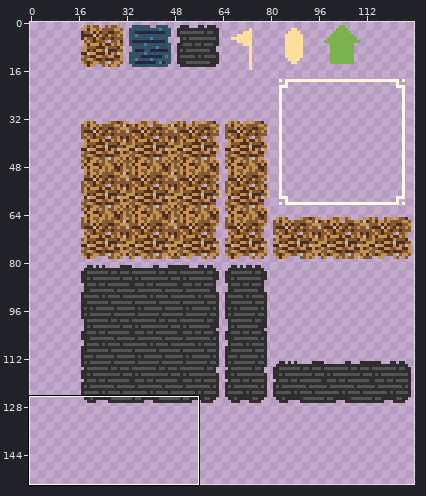
Pixel-art file -- asset_sources/gfx/tileset.aseprite. Above, an overview of the earlier version with the close-up marked.
Close-up. Earlier state:
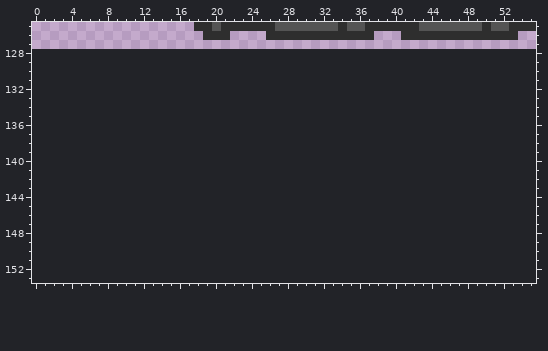
128x128 pixels, 1 frame. Shown: x 0..55, y 125..153. The old version is drawn lined up with the new one, on the new canvas. The wide view leaves out empty margins. The commit also changed other parts of the picture, which this record leaves out.
The result:
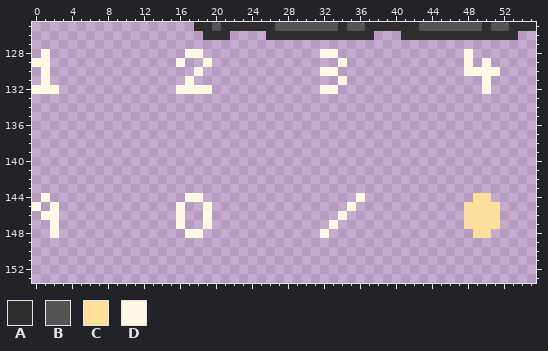
Palette (. is transparent): A #2e2e2e  B #545454  C #fbdf9b  D #fff9e4
Changes in this commit:
canvas 128x128 -> 128x256
@@ x 0..55 @@
 127 ........................................................
-128 ........................................................
-129 ........................................................
-130 ........................................................
-131 ........................................................
-132 ........................................................
+128 .D...............DD.............DD..............D.......
+129 DD..............D..D..............D.............D.D.....
+130 .D................D.............DD..............DDDD....
+131 .D...............D................D...............D.....
+132 DDD.............DDDD............DD................D.....
 133 ........................................................
@@ x 0..55 @@
 143 ........................................................
-144 ........................................................
-145 ........................................................
-146 ........................................................
-147 ........................................................
-148 ........................................................
+144 .D...............DD.................D............CC.....
+145 D.D.............D..D...............D............CCCC....
+146 .DD.............D..D..............D.............CCCC....
+147 ..D.............D..D.............D..............CCCC....
+148 ..D..............DD.............D................CC.....
 149 ........................................................
